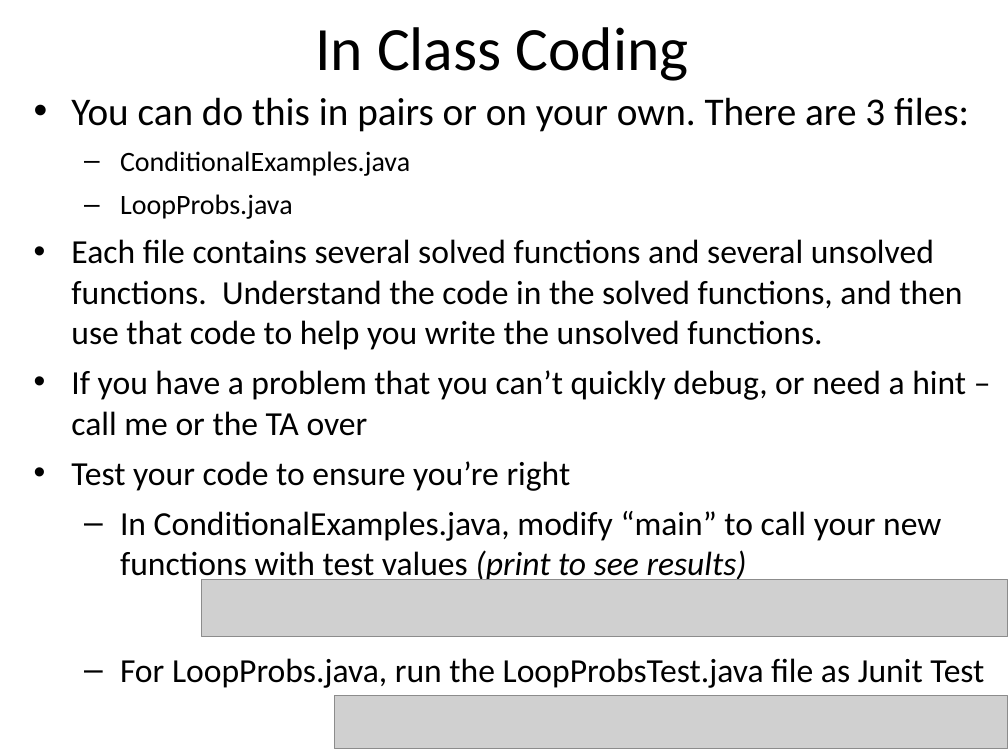
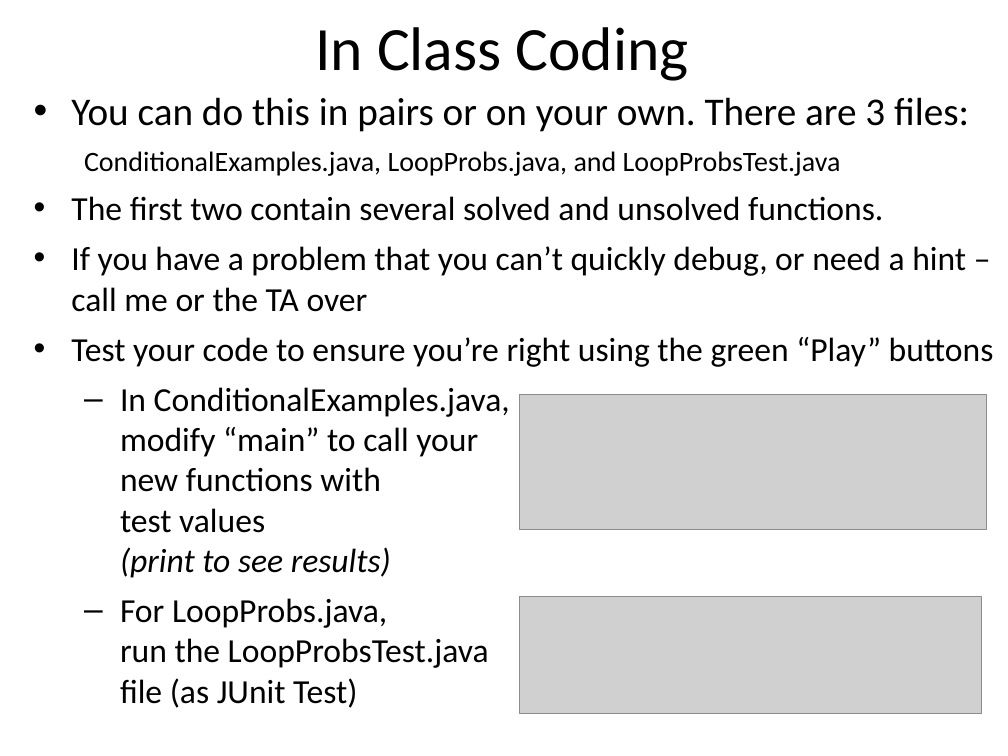
Before and after one commit to RHIT-CSSE/csse220, a slide deck: slide 7 of ClassMaterials/JavaIntro/Slides/Part2-JavaIntro.pptx. Drawn at 1008x756 pixels with LibreOffice and Linux fonts; fonts in the diff are those of the drawing; grey boxes stand for pictures. Boxes give left, top, right and bottom in pixels: in the first picture for what was removed or moved away, otherwise in the second. Text is boxed around its words. In the diff, an @@ line names an element or a change of style, - is before the commit and + after.

Commit message:
Update JavaIntro slides for genAI and IntelliJ

```diff
--- a/ClassMaterials/JavaIntro/Slides/Part2-JavaIntro.pptx
+++ b/ClassMaterials/JavaIntro/Slides/Part2-JavaIntro.pptx
@@ text at [71, 151, 883, 221]: text changed; size 24 to 20 pt @@
-  – ConditionalExamples.java
-  – LoopProbs.java
-• Each file contains several solved functions and several unsolved functions. Understand the code in the solved functions, and then use that code to help you write the unsolved functions.
+  ConditionalExamples.java, LoopProbs.java, and LoopProbsTest.java
+• The first two contain several solved and unsolved functions.
@@ text at [71, 337, 994, 367]: text changed @@
-• Test your code to ensure you’re right
+• Test your code to ensure you’re right using the green “Play” buttons
@@ picture added at [519, 395, 986, 529] @@
@@ text at [120, 598, 489, 708]: text changed @@
-  – For LoopProbs.java, run the LoopProbsTest.java file as Junit Test
+  – For LoopProbs.java,
+    run the LoopProbsTest.java
+    file (as JUnit Test)
@@ picture removed at [202, 580, 1008, 636] @@
@@ picture added at [519, 597, 981, 714] @@
@@ picture removed at [335, 696, 1008, 749] @@
```
Also in this commit, not shown: 5 other slides changed, 2 slides added, 2 slides removed, 3 other files.
